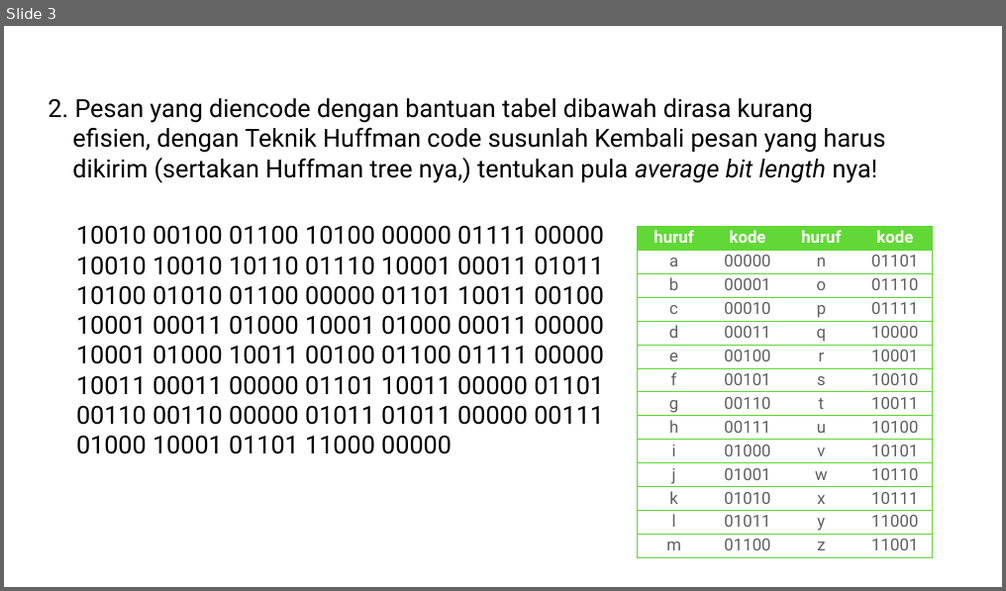
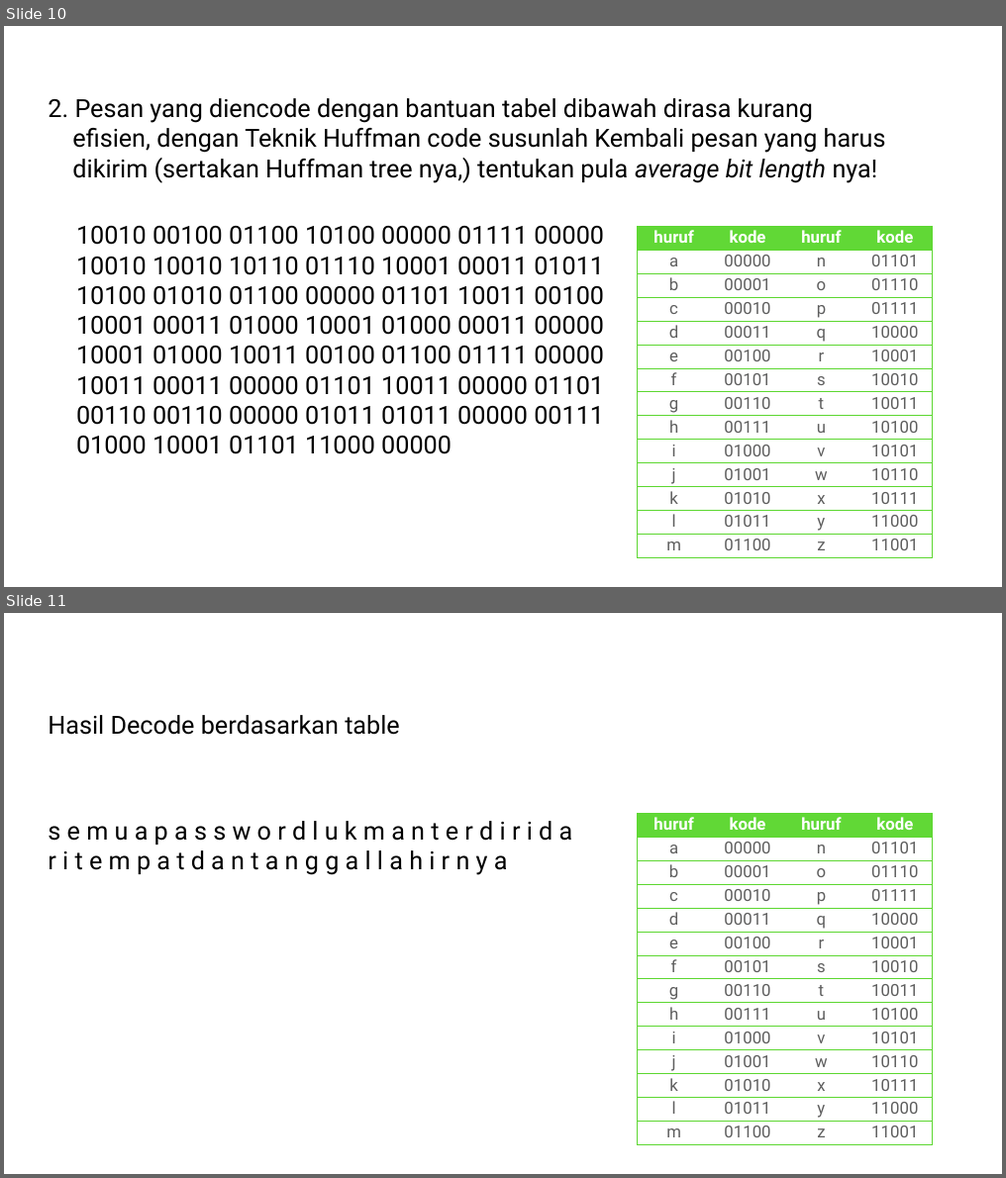
Before and after one commit to HanifHBK/TugasPMC, a slide deck: Latihan 6/implementasi graph dan tree.pptx. Shown one above the other, each under a label of ours: slide 3 before the commit, slides 10 and 11 after it. The pictures are 1006x591 and 1006x1178 pixels, drawn with LibreOffice and Linux fonts; fonts in the diff are those of the drawing. Boxes give left, top, right and bottom in pixels: in the first picture for what was removed or moved away, otherwise in the second. Text is boxed around its words. In the diff, an @@ line names an element or a change of style, - is before the commit and + after.

```diff
--- a/Latihan 6/implementasi graph dan tree.pptx
+++ b/Latihan 6/implementasi graph dan tree.pptx
@@ slide 11 added at (4, 613, 1002, 1174), background #FFFFFF @@
@@ text added at (48, 715, 400, 735), 48 pt, text #000000 @@
+Hasil Decode berdasarkan table
@@ table added at (637, 813, 932, 1145), 14 rows, 4 columns @@
+huruf | kode | huruf | kode
+a | 00000 | n | 01101
+b | 00001 | o | 01110
+c | 00010 | p | 01111
+d | 00011 | q | 10000
+e | 00100 | r | 10001
+f | 00101 | s | 10010
+g | 00110 | t | 10011
+h | 00111 | u | 10100
+i | 01000 | v | 10101
+j | 01001 | w | 10110
+k | 01010 | x | 10111
+l | 01011 | y | 11000
+m | 01100 | z | 11001
@@ text added at (48, 821, 573, 875), 48 pt, text #000000 @@
+s e m u a p a s s w o r d l u k m a n t e r d i r i d a r i t e m p a t d a n t a n g g a l l a h i r n y a
@@ what was slide 3 is now slide 10 @@
```
Also in this commit, not shown: 1 slide changed, 10 other slides added.
